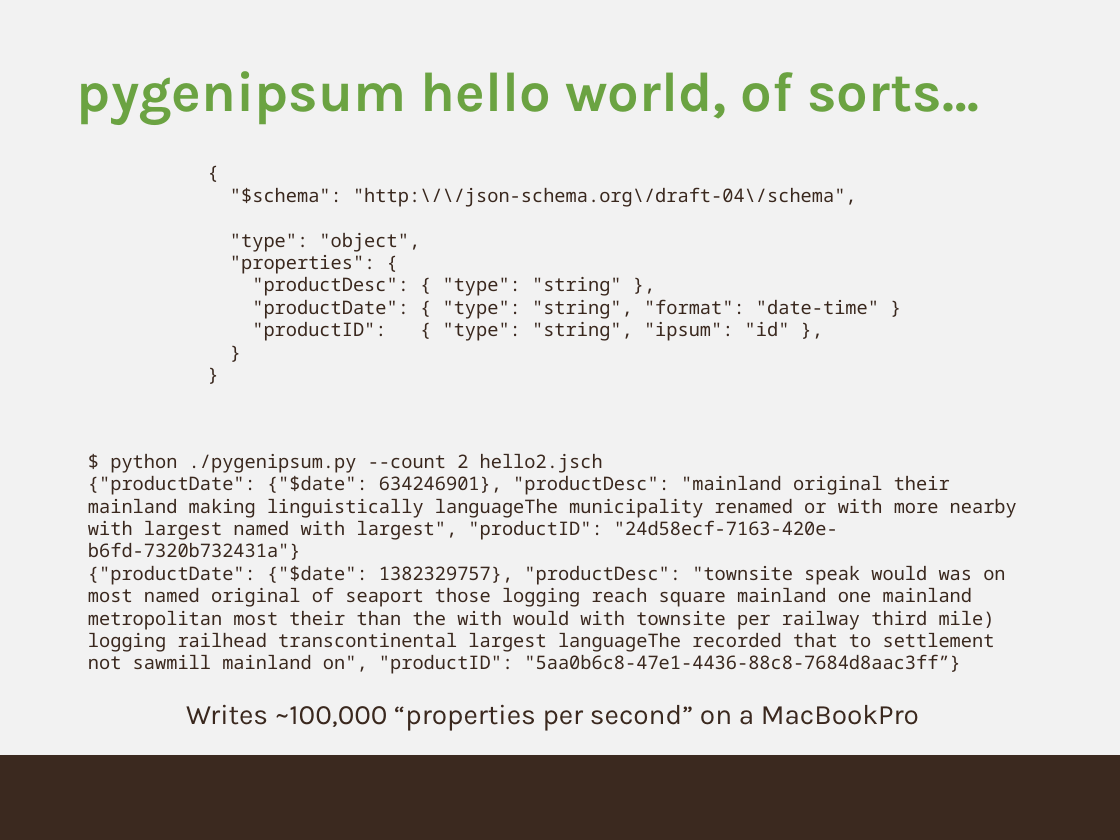
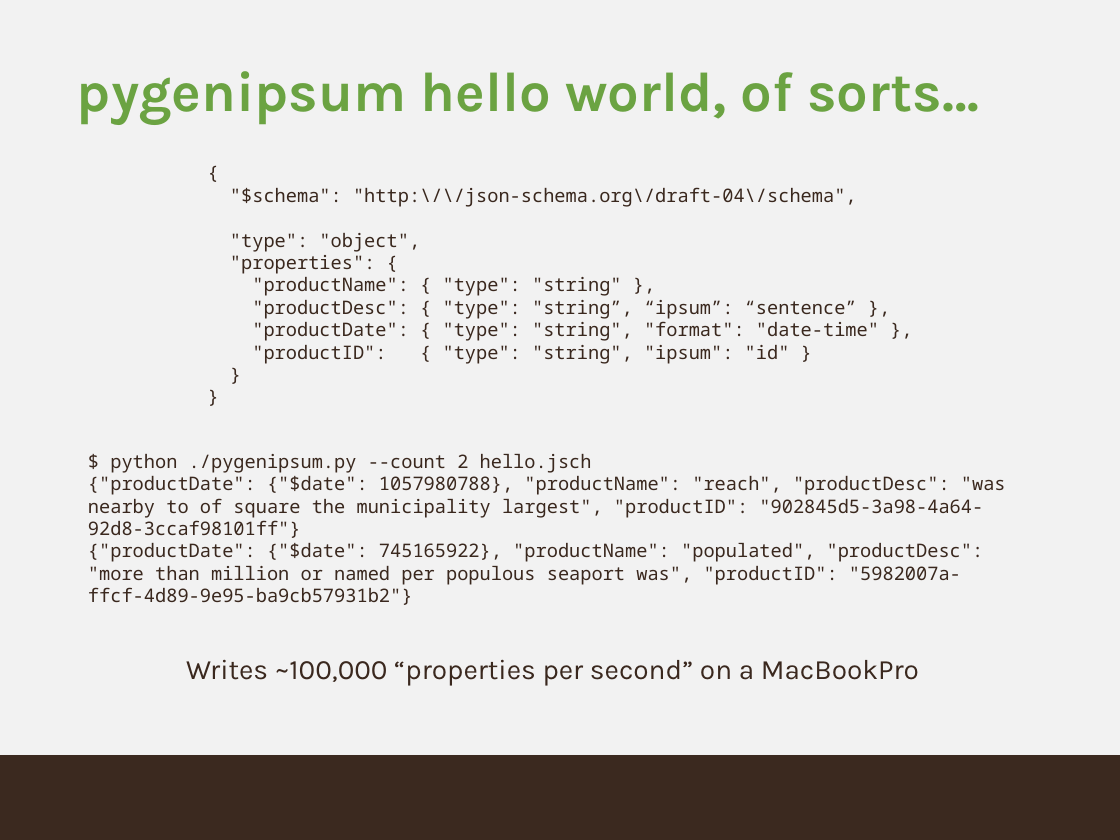
Before and after one commit to buzzm/ipsum, a slide deck: slide 2 of ipsum.pptx. Drawn at 1120x840 pixels with LibreOffice and Linux fonts; fonts in the diff are those of the drawing; background and template pictures are left out. Boxes give left, top, right and bottom in pixels: in the first picture for what was removed or moved away, otherwise in the second. Text is boxed around its words. In the diff, an @@ line names an element or a change of style, - is before the commit and + after.

```diff
--- a/ipsum.pptx
+++ b/ipsum.pptx
@@ text at [252,277,879,364]: text changed @@
-"productDesc": { "type": "string" },
-"productDate": { "type": "string", "format": "date-time" }
-"productID": { "type": "string", "ipsum": "id" },
+"productName": { "type": "string" },
+"productDesc": { "type": "string”, “ipsum”: “sentence” },
+"productDate": { "type": "string", "format": "date-time" },
+"productID": { "type": "string", "ipsum": "id" }
@@ text at [88,454,1006,605]: text changed @@
-$ python ./pygenipsum.py --count 2 hello2.jsch
-{"productDate": {"$date": 634246901}, "productDesc": "mainland original their mainland making linguistically languageThe municipality renamed or with more nearby with largest named with largest", "productID": "24d58ecf-7163-420e-b6fd-7320b732431a"}
-{"productDate": {"$date": 1382329757}, "productDesc": "townsite speak would was on most named original of seaport those logging reach square mainland one mainland metropolitan most their than the with would with townsite per railway third mile) logging railhead transcontinental largest languageThe recorded that to settlement not sawmill mainland on", "productID": "5aa0b6c8-47e1-4436-88c8-7684d8aac3ff”}
+$ python ./pygenipsum.py --count 2 hello.jsch
+{"productDate": {"$date": 1057980788}, "productName": "reach", "productDesc": "was nearby to of square the municipality largest", "productID": "902845d5-3a98-4a64-92d8-3ccaf98101ff"}
+{"productDate": {"$date": 745165922}, "productName": "populated", "productDesc": "more than million or named per populous seaport was", "productID": "5982007a-ffcf-4d89-9e95-ba9cb57931b2"}
```
Also in this commit, not shown: 3 other slides changed, 1 slide added, 7 other files.
